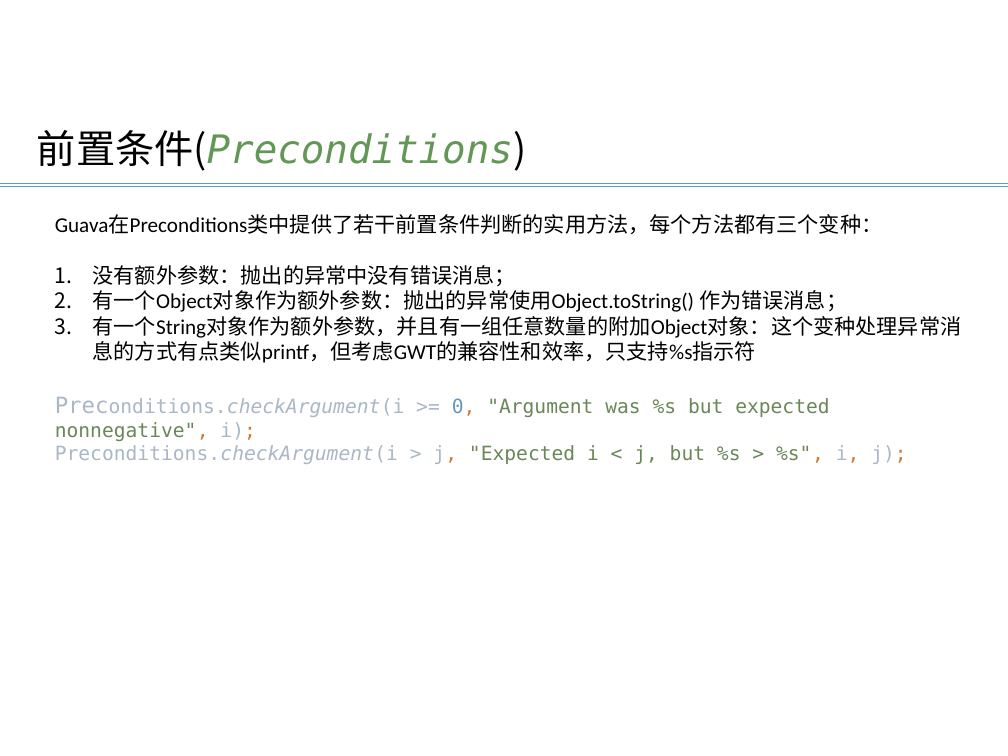
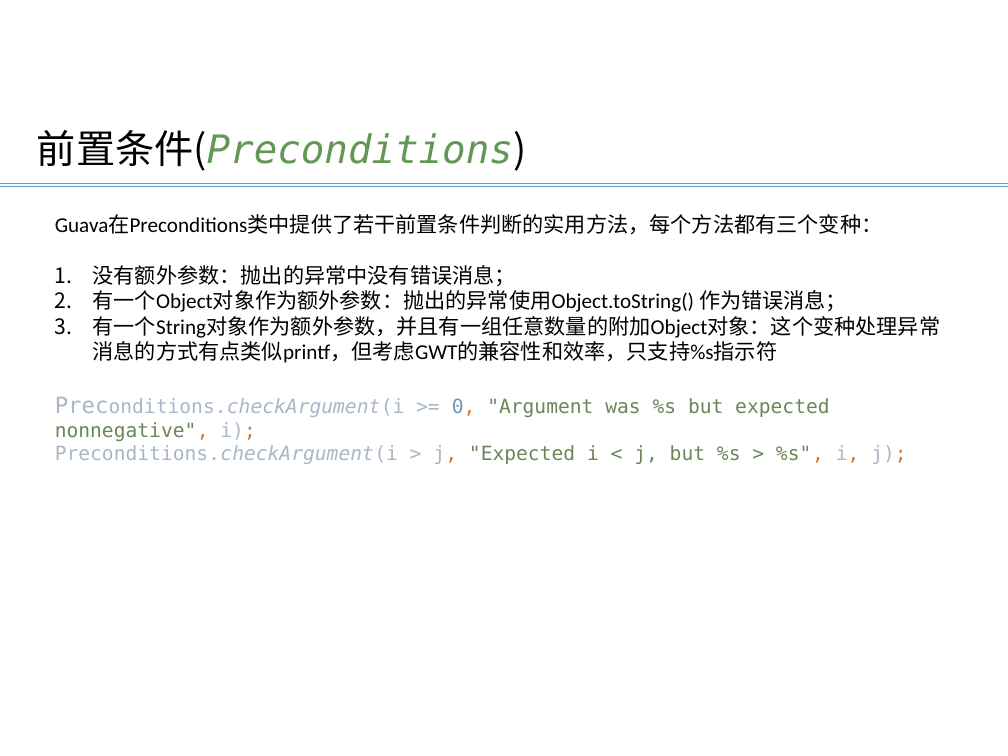
Before and after one commit to bxguo/guava, a slide deck: slide 5 of Guava介绍.pptx. Drawn at 1008x756 pixels with LibreOffice and Linux fonts; fonts in the diff are those of the drawing; background and template pictures are left out. Boxes give left, top, right and bottom in pixels: in the first picture for what was removed or moved away, otherwise in the second. Text is boxed around its words. In the diff, an @@ line names an element or a change of style, - is before the commit and + after.

```diff
--- a/Guava介绍.pptx
+++ b/Guava介绍.pptx
@@ text "Guava在Preconditions类中提供了若干前置条件判断的实用方法，每个方法都有三个变种：" rewrapped from [55,215,962,464] to [55,215,941,464] @@
```
Also in this commit, not shown: 6 other files.
